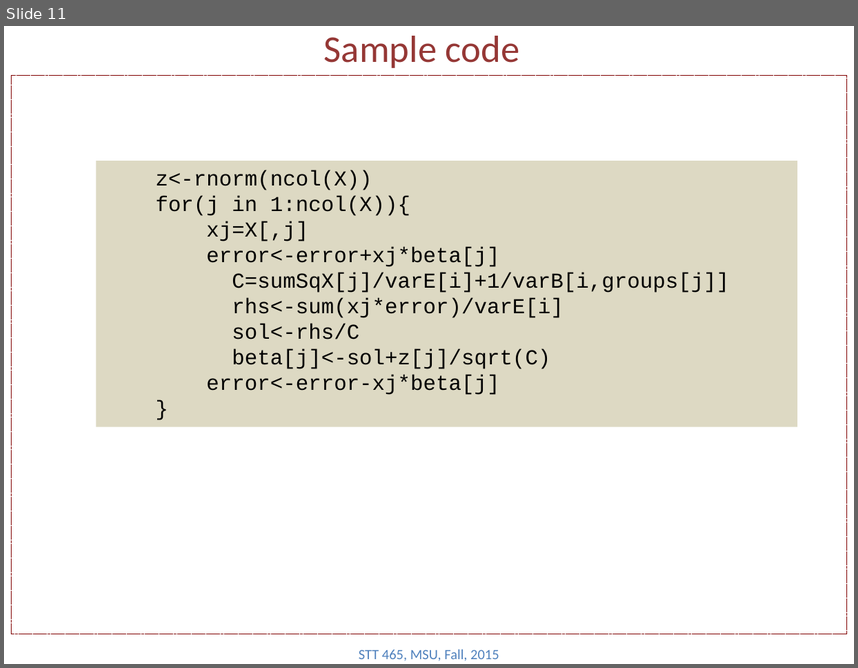
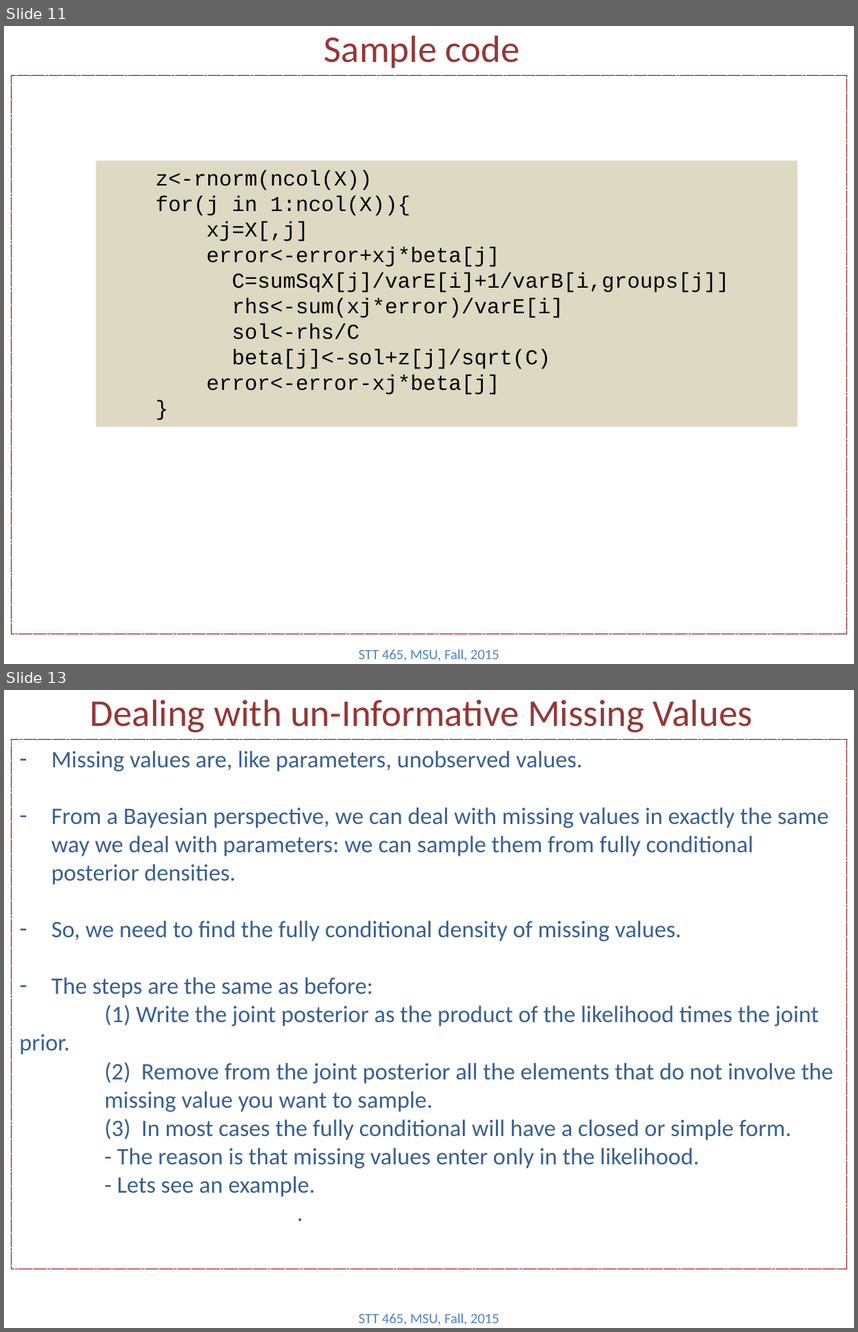
Before and after one commit to Boukos/STT465, a slide deck: STT465_13.pptx. Shown one above the other, each under a label of ours: slide 11 before the commit, slides 11 and 13 after it; the slides between them are not shown. The pictures are 858x668 and 858x1332 pixels, drawn with LibreOffice and Linux fonts; fonts in the diff are those of the drawing. Boxes give left, top, right and bottom in pixels: in the first picture for what was removed or moved away, otherwise in the second. Text is boxed around its words. In the diff, an @@ line names an element or a change of style, - is before the commit and + after.

Commit message:
updating slides 13

```diff
--- a/STT465_13.pptx
+++ b/STT465_13.pptx
@@ slide 13 added at (4,690,854,1328), background #FFFFFF @@
@@ title added at (90,700,753,733), 32 pt, text #953735 @@
+Dealing with un-Informative Missing Values
@@ rectangle added at (11,739,846,1269), outline #800000 0.75 pt dashed, 20 pt, text #376092 @@
+– Missing values are, like parameters, unobserved values.
+– From a Bayesian perspective, we can deal with missing values in exactly the same way we deal with parameters: we can sample them from fully conditional posterior densities.
+– So, we need to find the fully conditional density of missing values.
+– The steps are the same as before:
+(1) Write the joint posterior as the product of the likelihood times the joint prior.
+(2) Remove from the joint posterior all the elements that do not involve the missing value you want to sample.
+(3) In most cases the fully conditional will have a closed or simple form.
+- The reason is that missing values enter only in the likelihood.
+- Lets see an example.
+.
@@ text added at (359,1312,499,1325), 12 pt, text #4F81BD @@
+STT 465, MSU, Fall, 2015
```
Also in this commit, not shown: 2 slides changed, 9 other slides added, 1 slide removed.
